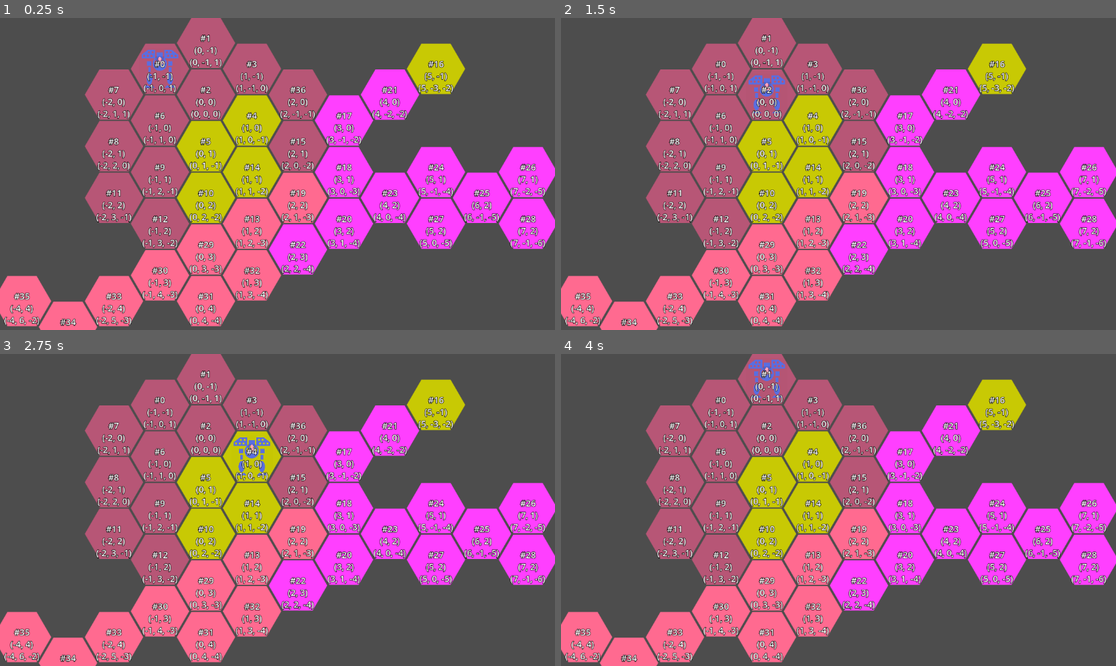
Above: before the commit, frames 1-4 (two rows, left to right).
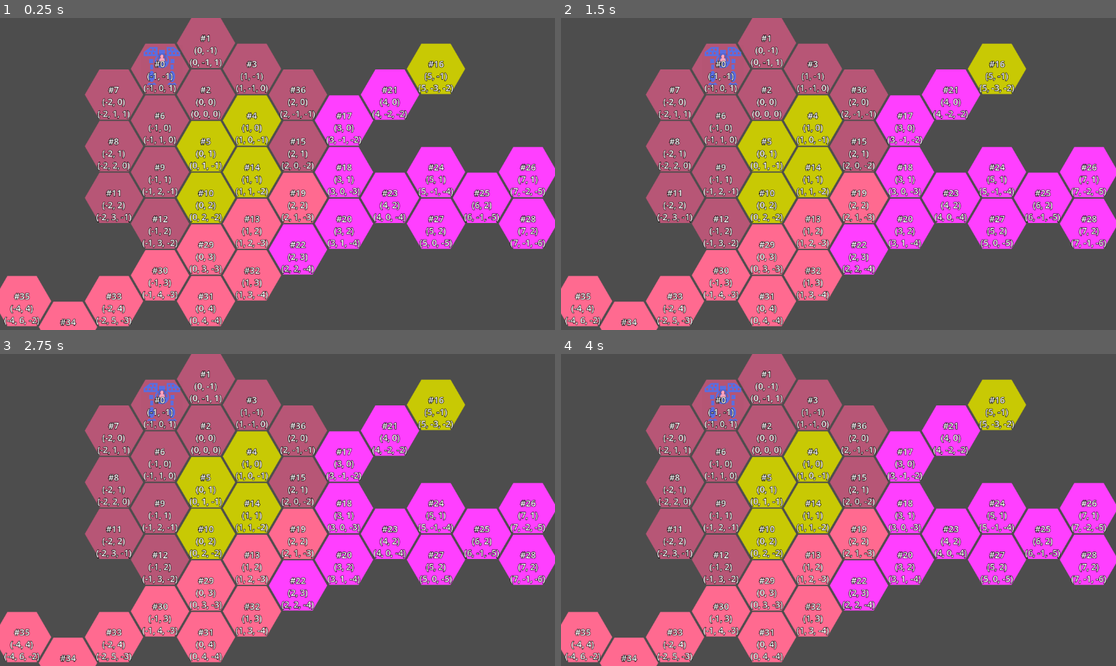
Above: after the commit, the same moments.

Repository: ArokhSlade/confetticore
Game: Godot game, scene res://level.tscn
Two runs of this game, one before a commit and one after it. Both use one fixed random seed, a clock stepped at 60 frames per second and the inputs below. The project has no main scene, so this scene is started directly.
Inputs (mouse positions are in pixels of both pictures, inside the frame that each line leads up to):
- Up to frame 1 (0.25 s): no input
- Up to frame 2 (1.5 s): tap Enter at 0.5 s; move the mouse to (960, 158) at 0.52 s; hold Right (right) 0.53-1.28 s; click (960, 158) at 0.67 s; tap Space at 1.25 s; move the mouse to (727, 189) at 1.27 s; hold Down (down) from 1.28 s (still down); click (727, 189) at 1.42 s
- Up to frame 3 (2.75 s): tap Enter at 2 s; move the mouse to (333, 441) at 2.02 s; release Down (down) at 2.03 s; hold Right (right) from 2.03 s (still down); click (333, 441) at 2.17 s
- Up to frame 4 (4 s): tap Space at 2.75 s; move the mouse to (810, 572) at 2.77 s; release Right (right) at 2.78 s; hold Up (up) 2.78-3.53 s; click (810, 572) at 2.92 s; tap Enter at 3.5 s; move the mouse to (1005, 556) at 3.52 s; hold Left (left) from 3.53 s (still down); click (1005, 556) at 3.67 s

The runs differ from the first frame. In frame 1, 0.3% of the frame differs, in the area x 25-33%, y 9-23%; in frame 2, 0.6%; in frame 3, 0.6%, in the area x 25-49%, y 9-39%; in frame 4, 0.6%.

Commit message:
turn based movement and more structure

Diff:
--- /dev/null
+++ b/game.gd
@@ -0,0 +1,17 @@
+extends Node
+class_name Game
+
+@export var level : Level
+@export var mech_step_time : float = .5
+@export var ui : UI
+
+func _ready():
+	level.setup(mech_step_time)
+	var hex_map = level.get_hex_map()
+	ui.setup(hex_map)
+
+func _on_ui_planning_finished():
+	level.move_all_mechs()
+
+func _on_level_finished_moving_all_mechs():
+	ui.switch_to_planning_mode()
--- /dev/null
+++ b/game.tscn
@@ -0,0 +1,17 @@
+[gd_scene load_steps=4 format=3 uid="uid://cbewjrret8wkg"]
+
+[ext_resource type="Script" uid="uid://bkyplmgv0gi68" path="res://game.gd" id="1_fc0e3"]
+[ext_resource type="PackedScene" uid="uid://dqnfsgb18u6f6" path="res://level.tscn" id="1_feb5d"]
+[ext_resource type="PackedScene" uid="uid://bgauqy5f3cvfo" path="res://ui/ui.tscn" id="6_mfdv2"]
+
+[node name="Game" type="Node" node_paths=PackedStringArray("level", "ui")]
+script = ExtResource("1_fc0e3")
+level = NodePath("Level")
+ui = NodePath("UI")
+
+[node name="Level" parent="." instance=ExtResource("1_feb5d")]
+
+[node name="UI" parent="." instance=ExtResource("6_mfdv2")]
+
+[connection signal="finished_moving_all_mechs" from="Level" to="." method="_on_level_finished_moving_all_mechs"]
+[connection signal="planning_finished" from="UI" to="." method="_on_ui_planning_finished"]
--- a/level.gd
+++ b/level.gd
@@ -1,5 +1,29 @@
 extends Node
 class_name Level
 
-@export var hex_layer : HexagonTileMapLayer
-@export var mech : Mech
+# TODO(Gerald 2025 08 22): do we really need this?
+enum GameState
+{
+	PLAN,
+	EXECUTE
+}
+
+signal finished_moving_all_mechs
+
+@export var state = GameState.PLAN
+@export var hex_map : HexagonTileMapLayer
+@export var mechs : Mechs
+
+func get_hex_map():
+	return hex_map
+
+func setup(mech_step_time):
+	mechs.setup(mech_step_time)
+
+func move_all_mechs():
+	mechs.move_all()
+	state = GameState.EXECUTE
+
+func _on_mechs_finished_moving_all():
+	state = GameState.PLAN
+	finished_moving_all_mechs.emit()
--- a/level.tscn
+++ b/level.tscn
@@ -4,8 +4,8 @@
 [ext_resource type="Texture2D" uid="uid://c3tqvwb12rhq3" path="res://addons/hexagon_tilemaplayer/demo/tile_vertical.png" id="1_vonw3"]
 [ext_resource type="Script" uid="uid://bpjinj1osdng4" path="res://confetticore_hexagon_tilemaplayer.gd" id="3_1ainy"]
 [ext_resource type="PackedScene" uid="uid://30ubfbepehwu" path="res://mech/mech.tscn" id="3_oi3di"]
+[ext_resource type="PackedScene" uid="uid://unqo5f8jesjm" path="res://level/mechs.tscn" id="4_1ainy"]
 [ext_resource type="PackedScene" uid="uid://c36lqqsnbslbl" path="res://pilot/pilot.tscn" id="5_f2txt"]
-[ext_resource type="Script" uid="uid://ovsxn7rfo4ye" path="res://player_input.gd" id="6_1ainy"]
 
 [sub_resource type="TileSetAtlasSource" id="TileSetAtlasSource_8yx6j"]
 texture = ExtResource("1_vonw3")
@@ -38,10 +38,10 @@
 custom_data_layer_0/type = 3
 sources/2 = SubResource("TileSetAtlasSource_8yx6j")
 
-[node name="Level" type="Node2D" node_paths=PackedStringArray("hex_layer", "mech")]
+[node name="Level" type="Node2D" node_paths=PackedStringArray("hex_map", "mechs")]
 script = ExtResource("1_0b4ue")
-hex_layer = NodePath("HexagonTileMapLayer")
-mech = NodePath("Mechs/Mech")
+hex_map = NodePath("HexagonTileMapLayer")
+mechs = NodePath("Mechs")
 
 [node name="HexagonTileMapLayer" type="TileMapLayer" parent="." node_paths=PackedStringArray("mechs")]
 tile_map_data = PackedByteArray("AAD/////AgAAAAAAAAAAAP//AgAAAAAAAAAAAAAAAgAAAAAAAAABAP//AgAAAAAAAAABAAAAAgAAAAAAAgAAAA …(512 unchanged characters)…
@@ -52,12 +52,12 @@
 debug_mode = 1
 metadata/_custom_type_script = "uid://buj6ft1vvdf2f"
 
-[node name="Mechs" type="Node2D" parent="."]
+[node name="Mechs" parent="." node_paths=PackedStringArray("mech_step_timer") instance=ExtResource("4_1ainy")]
+mech_step_timer = NodePath("../MechStepTimer")
 
-[node name="Mech" parent="Mechs" node_paths=PackedStringArray("pilot", "level") instance=ExtResource("3_oi3di")]
+[node name="Mech" parent="Mechs" node_paths=PackedStringArray("pilot") instance=ExtResource("3_oi3di")]
 position = Vector2(-41, -8)
 pilot = NodePath("Pilot")
-level = NodePath("../..")
 
 [node name="Pilot" parent="Mechs/Mech" instance=ExtResource("5_f2txt")]
 position = Vector2(0, -26)
@@ -68,6 +68,7 @@
 position = Vector2(317, 326)
 zoom = Vector2(0.67, 0.67)
 
-[node name="PlayerInput" type="Node" parent="." node_paths=PackedStringArray("hex_map")]
-script = ExtResource("6_1ainy")
-hex_map = NodePath("../HexagonTileMapLayer")
+[node name="MechStepTimer" type="Timer" parent="."]
+
+[connection signal="finished_moving_all" from="Mechs" to="." method="_on_mechs_finished_moving_all"]
+[connection signal="timeout" from="MechStepTimer" to="Mechs" method="_on_mech_step_timer_timeout"]
--- /dev/null
+++ b/level/mechs.gd
@@ -0,0 +1,40 @@
+extends Node2D
+class_name Mechs
+
+signal finished_moving_all
+
+@export var mech_step_timer : Timer
+
+var has_finished_moving_all = true
+var mechs_finished_moving_count = 0
+
+func setup(mech_step_time : float):
+	mech_step_timer.wait_time = mech_step_time
+	for mech : Mech in get_children():
+		mech.finished_moving.connect(on_mech_finished_moving)
+
+func get_mechs_count():
+	return get_children().size()
+
+func move_all():
+	if get_mechs_count() == 0:
+		finished_moving_all.emit()
+
+	has_finished_moving_all = false
+	mech_step_timer.start()
+
+func on_mech_finished_moving():
+	mechs_finished_moving_count += 1
+	if get_mechs_count() == mechs_finished_moving_count:
+		finish_moving_all()
+
+func finish_moving_all():
+	mechs_finished_moving_count = 0
+	has_finished_moving_all = true
+	mech_step_timer.stop()
+	finished_moving_all.emit()
+
+func _on_mech_step_timer_timeout():
+	assert(not has_finished_moving_all)
+	for mech : Mech in get_children():
+		mech.move_step()
--- /dev/null
+++ b/level/mechs.tscn
@@ -0,0 +1,6 @@
+[gd_scene load_steps=2 format=3 uid="uid://unqo5f8jesjm"]
+
+[ext_resource type="Script" uid="uid://cap7louemiod7" path="res://level/mechs.gd" id="1_0572i"]
+
+[node name="Mechs" type="Node2D"]
+script = ExtResource("1_0572i")
--- a/mech/mech.gd
+++ b/mech/mech.gd
@@ -1,7 +1,7 @@
 extends Node2D
 class_name Mech
 
-signal position_changed(Vector2i)
+signal finished_moving
 
 @export var pilot : Pilot
 var hit_points : int
@@ -12,47 +12,28 @@
 @export var path_marker : PackedScene
 
 var markers : Array
-var markers_changed_since_last_draw = false
+var markers_dirty = false
+var step_index : int = 0
 
 func _to_string():
 	return "mech"
-
-func attack(target):
-	print(self.to_string() + " attacked " + target.to_string())
-
-func move(target):
-	print(self.to_string() + " moved to " + target.to_string())
 
 func get_coords():
 	var coords = level.hex_layer.local_to_map(self.position)
 	return coords
 
-func _ready():
-	_on_position_changed(get_coords())
-
 func _process(_delta):
 	draw_path()
 
-func _physics_process(_delta):
-	var coords = get_coords()
-	var old_coords = coords
-
-	if Input.is_action_just_pressed("left"):
-		coords.x += -1
-	if Input.is_action_just_pressed("right"):
-		coords.x += 1
-	if Input.is_action_just_pressed("down"):
-		coords.y += +1
-	if Input.is_action_just_pressed("up"):
-		coords.y += -1
-
-	position = level.hex_layer.map_to_local(coords)
-	if (coords != old_coords):
-		position_changed.emit(position)
-
-func _on_position_changed(new_position: Vector2i):
-	var coords = level.hex_layer.local_to_map(new_position)
-	print("mech coords %s" % coords)
+func move_step():
+	if not path.is_empty() and step_index < path.size():
+		step_index += 1
+		if step_index < path.size():
+			global_position = path[step_index]
+			markers[0].queue_free()
+			markers = markers.slice(1)
+	if path.is_empty() or step_index == path.size():
+		finished_moving.emit()
 
 func set_path(new_path : PackedVector2Array):
 	clear_path()
@@ -62,14 +43,11 @@
 	for marker : Node in markers:
 		marker.queue_free()
 	markers = []
-
 	path = []
-
-	markers_changed_since_last_draw = true
+	markers_dirty = true
 
 func draw_path():
-
-	if not markers_changed_since_last_draw:
+	if not markers_dirty:
 		return
 
 	print("drawing path")
@@ -78,4 +56,4 @@
 		add_child(marker)
 		marker.global_position = point
 		markers.append(marker)
-	markers_changed_since_last_draw = false
+	markers_dirty = false
--- a/mech/mech.tscn
+++ b/mech/mech.tscn
@@ -13,5 +13,3 @@
 scale = Vector2(0.25, 0.25)
 texture = ExtResource("2_e36w2")
 region_rect = Rect2(0, 0, 485, 488)
-
-[connection signal="position_changed" from="." to="." method="_on_position_changed"]
--- /dev/null
+++ b/mech/path_marker.gd
@@ -0,0 +1,2 @@
+extends Polygon2D
+class_name PathMarker
--- a/mech/path_marker.tscn
+++ b/mech/path_marker.tscn
@@ -1,11 +1,9 @@
 [gd_scene load_steps=2 format=3 uid="uid://nxtsg3sv8qtq"]
 
-[sub_resource type="GDScript" id="GDScript_fn2vp"]
-script/source = "extends Polygon2D
-"
+[ext_resource type="Script" uid="uid://bxlk533afpifk" path="res://mech/path_marker.gd" id="1_0yhlg"]
 
 [node name="PathMarker" type="Polygon2D"]
 color = Color(0.857249, 0.824675, 0.210284, 1)
 polygon = PackedVector2Array(0, 16.8695, 16.8695, 0, 0, -16.8695, -16.8695, 0)
 uv = PackedVector2Array(-2, -72, -87, 3, -1, 83, 74, -2)
-script = SubResource("GDScript_fn2vp")
+script = ExtResource("1_0yhlg")
--- /dev/null
+++ b/player_control.tscn
@@ -0,0 +1,3 @@
+[gd_scene format=3 uid="uid://gjlg1vjh5hbd"]
+
+[node name="PlayerControl" type="Node"]
--- a/player_input.gd
+++ b/player_input.gd
@@ -1,4 +1,5 @@
 extends Node
+class_name PlayerInput
 
 @export var input_state : InputState = InputState.NEUTRAL
 @export var hex_map : ConfetticoreHexagonTileMapLayer
@@ -8,8 +9,11 @@
 enum InputState {
 	NEUTRAL,
 	MECH_SELECTED,
+	DORMANT
+}
 
-}
+func setup(new_hex_map):
+	hex_map = new_hex_map
 
 func _process(_delta):
 
@@ -28,6 +32,8 @@
 			match (input_state):
 				InputState.NEUTRAL:
 					var mouse_hex = hex_map.get_closest_cell_from_mouse()
+
+					# TODO(Gerald, 2025 08 22): control flow cuts across. better way?
 					selected_mech = hex_map.try_get_mech(mouse_hex)
 					if selected_mech != null:
 						input_state = InputState.MECH_SELECTED
@@ -56,3 +62,21 @@
 
 	if event is InputEventMouseMotion:
 		pass
+
+func finish_sleeping():
+	match (input_state):
+		InputState.DORMANT:
+			input_state = InputState.NEUTRAL
+		InputState.NEUTRAL, InputState.MECH_SELECTED:
+			print_debug("tried to finish sleeping while not dormant")
+		_:
+			pass
+
+func go_to_sleep():
+	match (input_state):
+		InputState.NEUTRAL, InputState.MECH_SELECTED:
+			input_state = InputState.DORMANT
+		InputState.DORMANT:
+			print_debug("tried to go to sleep while dormant")
+		_:
+			pass
--- /dev/null
+++ b/ui/hud.gd
@@ -0,0 +1,15 @@
+extends CanvasLayer
+class_name HUD
+
+signal execute_button_pressed
+
+@export var execute_button : Button
+
+func switch_to_planning_mode():
+	execute_button.disabled = false
+
+func switch_to_execute_mode():
+	execute_button.disabled = true
+
+func _on_execute_button_pressed():
+	execute_button_pressed.emit()
--- /dev/null
+++ b/ui/hud.tscn
@@ -0,0 +1,20 @@
+[gd_scene load_steps=2 format=3 uid="uid://4bxvw6r457g0"]
+
+[ext_resource type="Script" uid="uid://db3fj6iirdct4" path="res://ui/hud.gd" id="1_rbyyf"]
+
+[node name="HUD" type="CanvasLayer" node_paths=PackedStringArray("execute_button")]
+script = ExtResource("1_rbyyf")
+execute_button = NodePath("ExecuteButton")
+
+[node name="ExecuteButton" type="Button" parent="."]
+anchors_preset = -1
+anchor_left = 0.804688
+anchor_top = 0.847222
+anchor_right = 1.0
+anchor_bottom = 1.0
+grow_horizontal = 2
+grow_vertical = 2
+text = "Execute!"
+metadata/_edit_use_anchors_ = true
+
+[connection signal="pressed" from="ExecuteButton" to="." method="_on_execute_button_pressed"]
--- /dev/null
+++ b/ui/ui.gd
@@ -0,0 +1,22 @@
+extends Node
+class_name UI
+
+signal planning_finished
+
+@export var hud : HUD
+@export var player_input : PlayerInput
+
+func setup(hex_map):
+	player_input.setup(hex_map)
+
+func switch_to_planning_mode():
+	hud.switch_to_planning_mode()
+	player_input.finish_sleeping()
+
+func switch_to_execute_mode():
+	hud.switch_to_execute_mode()
+	player_input.go_to_sleep()
+
+func _on_hud_execute_button_pressed():
+	switch_to_execute_mode()
+	planning_finished.emit()
--- /dev/null
+++ b/ui/ui.tscn
@@ -0,0 +1,17 @@
+[gd_scene load_steps=4 format=3 uid="uid://bgauqy5f3cvfo"]
+
+[ext_resource type="PackedScene" uid="uid://4bxvw6r457g0" path="res://ui/hud.tscn" id="1_ks8t7"]
+[ext_resource type="Script" uid="uid://ro6q6pqtraxa" path="res://ui/ui.gd" id="1_wl5ax"]
+[ext_resource type="Script" uid="uid://ovsxn7rfo4ye" path="res://player_input.gd" id="2_wl5ax"]
+
+[node name="UI" type="Node" node_paths=PackedStringArray("hud", "player_input")]
+script = ExtResource("1_wl5ax")
+hud = NodePath("HUD")
+player_input = NodePath("PlayerInput")
+
+[node name="HUD" parent="." instance=ExtResource("1_ks8t7")]
+
+[node name="PlayerInput" type="Node" parent="."]
+script = ExtResource("2_wl5ax")
+
+[connection signal="execute_button_pressed" from="HUD" to="." method="_on_hud_execute_button_pressed"]
Not shown, added: game.gd.uid
Not shown, added: level/mechs.gd.uid
Not shown, added: mech/path_marker.gd.uid
Not shown, added: ui/hud.gd.uid
Not shown, added: ui/ui.gd.uid
